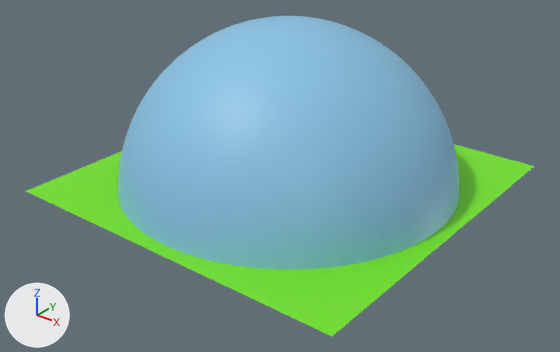
The Blender file Blender Files/Stadium with sky sphere.blend: old version first, new version second.
The view is the same before and after, from a 50 mm lens placed at (704.0, -902.0, 558.0), pointed at (-6.0, -14.0, 8.0). The axes (+X, +Y, +Z) are drawn at lower left. The lights are the same throughout.

Objects in the first picture: 'Outside', 'Sky'.
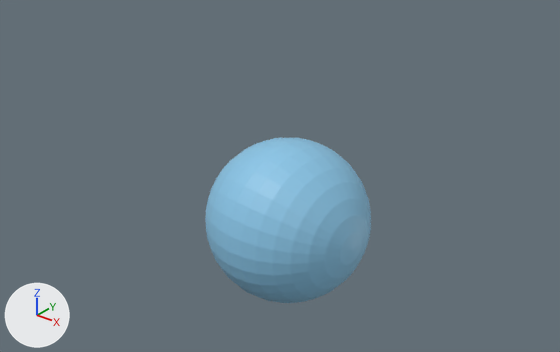
The newer file is also turned or shifted as a whole; pictures and numbers use the older file's frame.

Boxes (x1, y1, x2, y2) around the edits, measured in the pictures (560 x 352 px):
'Sky', deleted (blue): before (118, 16, 459, 269)
'Sky 2', added (blue): after (205, 138, 371, 303)
'Outside', deleted (green): before (26, 144, 534, 336)

Patch to the scene script:
```diff
--- a/Blender Files/Stadium with sky sphere.blend.py
+++ b/Blender Files/Stadium with sky sphere.blend.py
@@ me_plane_001 @@
+me_plane_001.from_pydata(...)  # 482 vertices, 512 faces; spans x -0.466..0.466, y -0.466..0.466, z -0.733..0.203
+me_plane_001.materials.append(mat_sky_001)  # its picture is missing
@@ ob_outside @@
-ob_outside = bpy.data.objects.new('Outside', me_plane)
-ob_outside.location = (0.0, 0.0, 0.0)
-ob_outside.scale = (297.0, 297.0, 297.0)
@@ ob_sky @@
-ob_sky = bpy.data.objects.new('Sky', me_sphere)
-ob_sky.location = (0.0, 0.0, -16.0)
-ob_sky.scale = (-278.0, -278.0, -278.0)
-_m = ob_sky.modifiers.new('Subdivision', 'SUBSURF')
-_m.levels = 3
-_m.render_levels = 3
@@ ob_sky_2 @@
+ob_sky_2 = bpy.data.objects.new('Sky 2', me_plane_001)
+ob_sky_2.location = (0.0, 0.0, 1.0)
+ob_sky_2.scale = (297.0, 297.0, 297.0)
```
